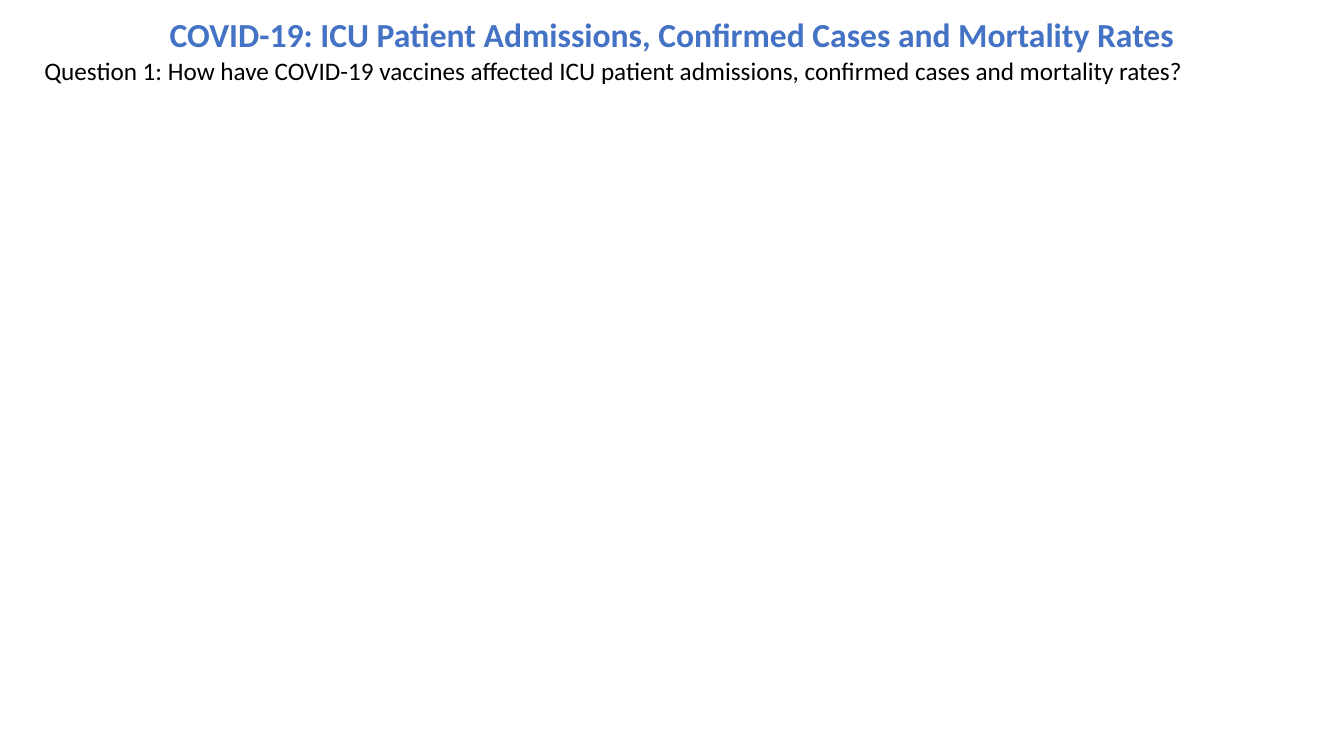
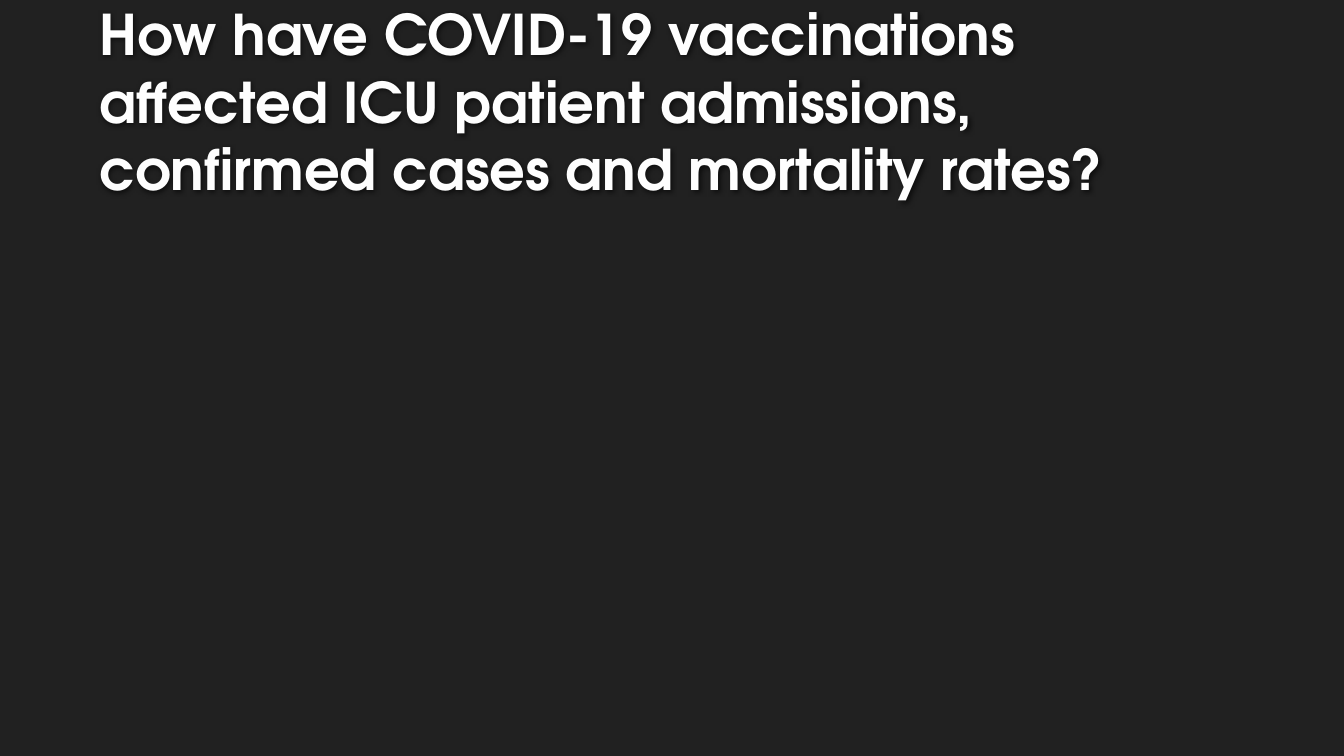
Before and after one commit to cmorrow28/project_one, a slide deck: slide 6 of Covid19_Presentation_Final.pptx (slide 4 before the commit). Drawn at 1344x756 pixels with LibreOffice and Linux fonts; fonts in the diff are those of the drawing; background and template pictures are left out. Boxes give left, top, right and bottom in pixels: in the first picture for what was removed or moved away, otherwise in the second. Text is boxed around its words. In the diff, an @@ line names an element or a change of style, - is before the commit and + after.

```diff
--- a/Covid19_Presentation_Final.pptx
+++ b/Covid19_Presentation_Final.pptx
@@ background #FFFFFF to #212121 @@
@@ title "How have COVID-19 vaccinations affected ..." at box(99, 12, 1103, 201): vertical alignment top to bottom @@
@@ title at box(99, 12, 1103, 201): text changed; size 18 to 40 pt; font Calibri to TeX Gyre Adventor; text colour #000000 to #FEFEFE; bold on @@
-Question 1: How have COVID-19 vaccines affected ICU patient admissions, confirmed cases and mortality rates?
+How have COVID-19 vaccinations affected ICU patient admissions, confirmed cases and mortality rates?
@@ text removed at box(170, 23, 1174, 53) @@
-COVID-19: ICU Patient Admissions, Confirmed Cases and Mortality Rates
```
Also in this commit, not shown: 5 other slides changed, 8 slides added, 4 slides removed.
